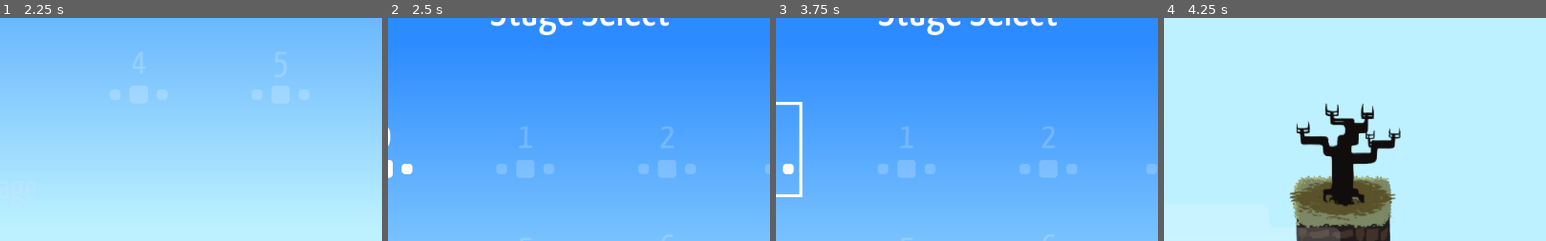
Above: before the commit, frames 1-4 (left to right).
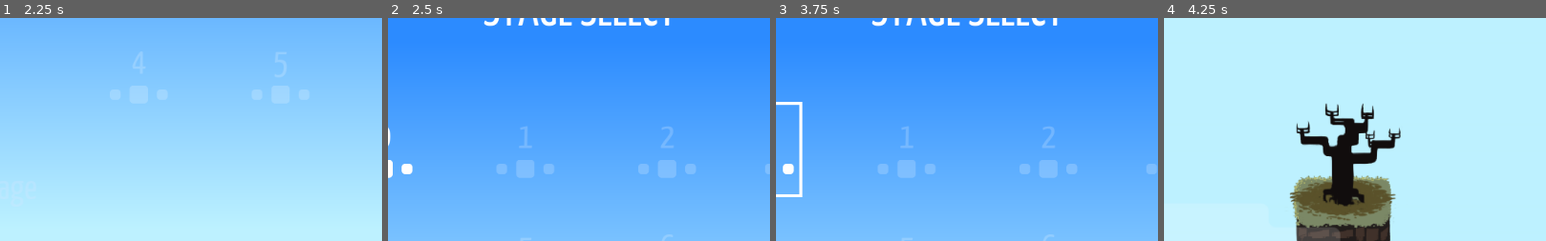
Above: after the commit, the same moments.

Repository: uspgamedev/skyjammers
Game: Godot game, scene res://menus/title/main.tscn
Two runs of this game, one before a commit and one after it. Both use one fixed random seed, a clock stepped at 60 frames per second and the inputs below. Sound files missing from this copy of the repository are replaced by a short silence.
Inputs:
- Up to frame 1 (2.25 s): hold Space (action_play) 0.53-1.28 s; tap Space (action_play) at 1.35 s; tap Enter at 2 s; hold Space (action_play) from 2.03 s (still down)
- Up to frame 2 (2.5 s): keep holding Space (action_play)
- Up to frame 3 (3.75 s): release Space (action_play) at 2.75 s; click "0" at 2.75 s; tap Space (action_play) at 3.6 s
- Up to frame 4 (4.25 s): no input
The pictures show only the part of the screen within x 25-75%, y 0-50%; the shares and areas given below are measured in that part.

Frame 1 is identical in both runs. In frame 2, 1.1% of the frame differs, in the area x 25-74%, y 0-8%; in frame 3, 1.1%; in frame 4, nothing differs.

Commit message:
all caps

Diff:
--- a/game/menus/stage-selector/main.tscn
+++ b/game/menus/stage-selector/main.tscn
@@ -139,6 +139,7 @@
 text = "Stage Select"
 align = 1
 valign = 1
+uppercase = true
 percent_visible = 1.0
 lines_skipped = 0
 max_lines_visible = -1
